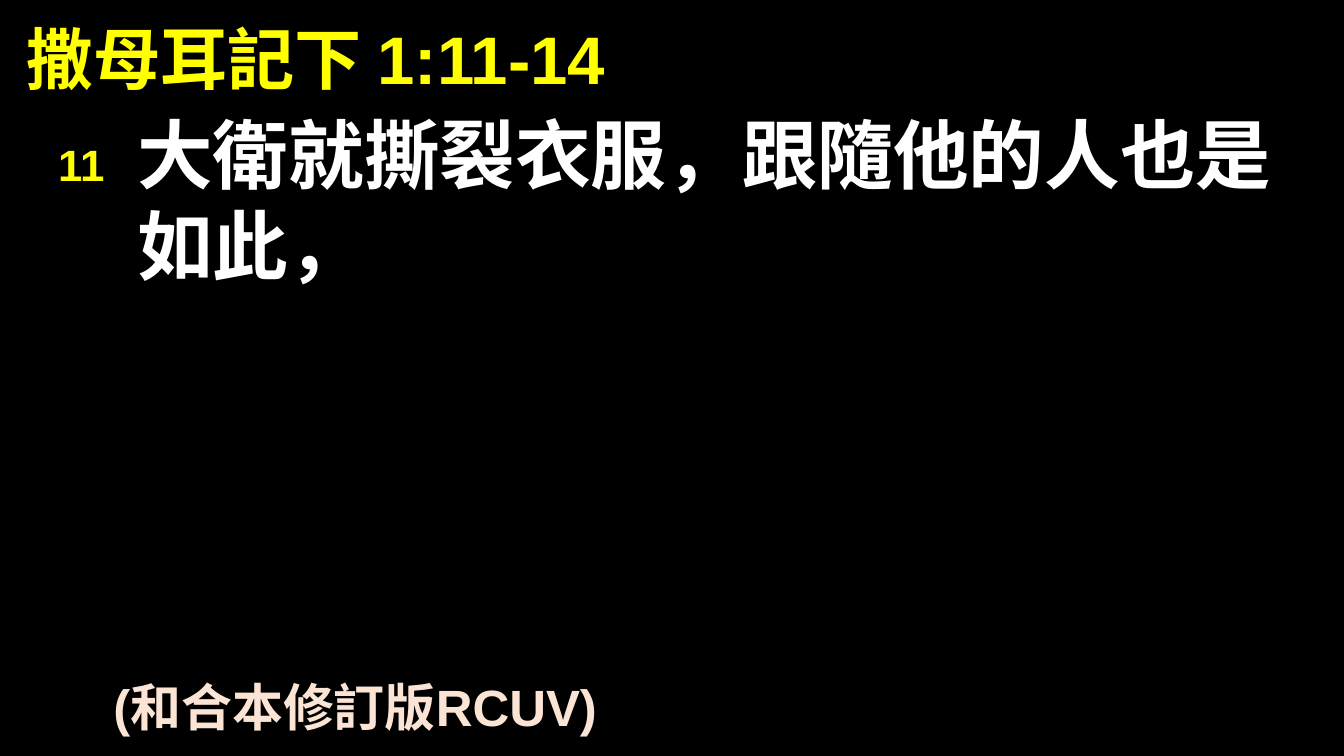
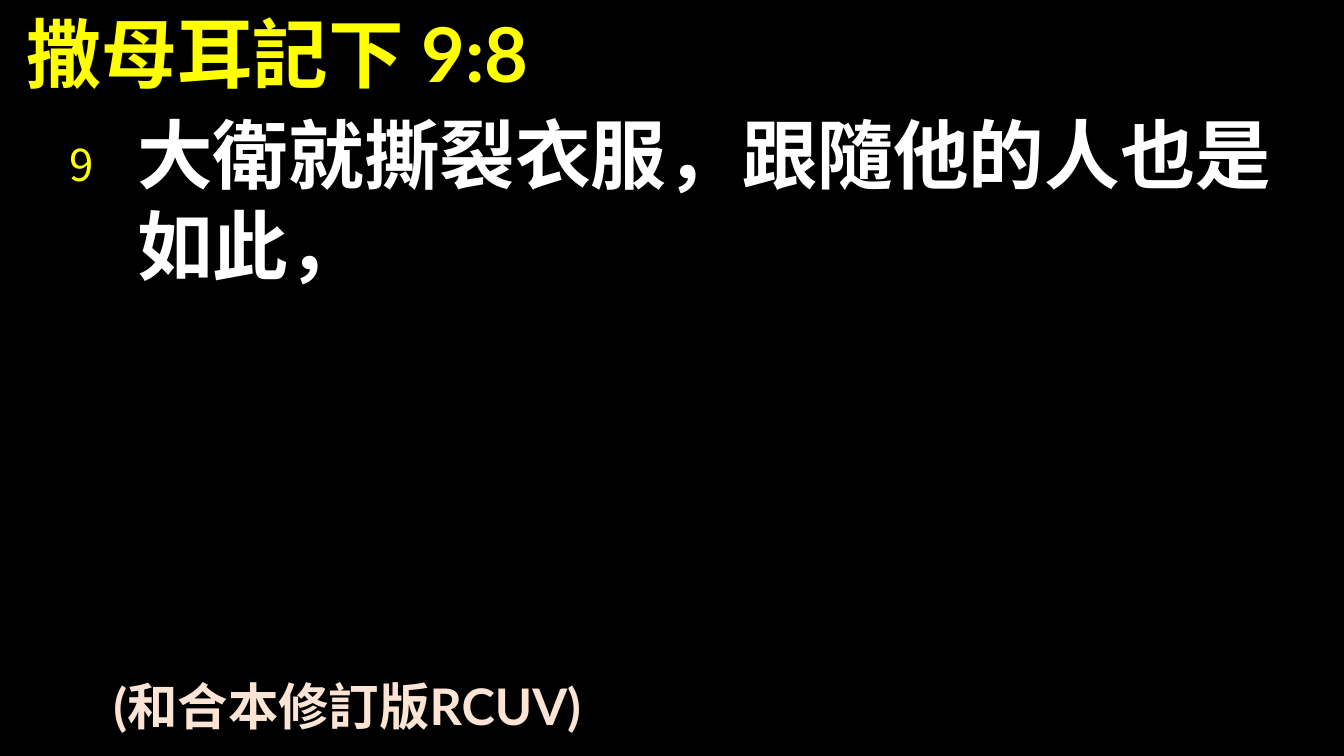
Before and after one commit to ricky40043/bible_PPT, a slide deck: slide 1 of 經文範本.pptx. Drawn at 1344x756 pixels with LibreOffice and Linux fonts; fonts in the diff are those of the drawing. Boxes give left, top, right and bottom in pixels: in the first picture for what was removed or moved away, otherwise in the second. Text is boxed around its words. In the diff, an @@ line names an element or a change of style, - is before the commit and + after.

Commit message:
style(template): 修改 PPT 模板字體

```diff
--- a/經文範本.pptx
+++ b/經文範本.pptx
@@ title at [26, 17, 528, 89]: text changed; size 48.1 to 54 pt; font Arial to Lato @@
-撒母耳記下 1:11-14
+撒母耳記下 9:8
@@ text "大衛就撕裂衣服，跟隨他的人也是如此，" at [137, 118, 1271, 284]: font Arial to Lato @@
@@ text at [69, 148, 93, 182]: text changed; font Arial to Noto Sans CJK SC; bold off @@
-11
+9
@@ text "(和合本修訂版RCUV)" at [113, 682, 581, 733]: size 36.4 to 36 pt, font Arial to Lato @@
```
Also in this commit, not shown: 1 other file.
